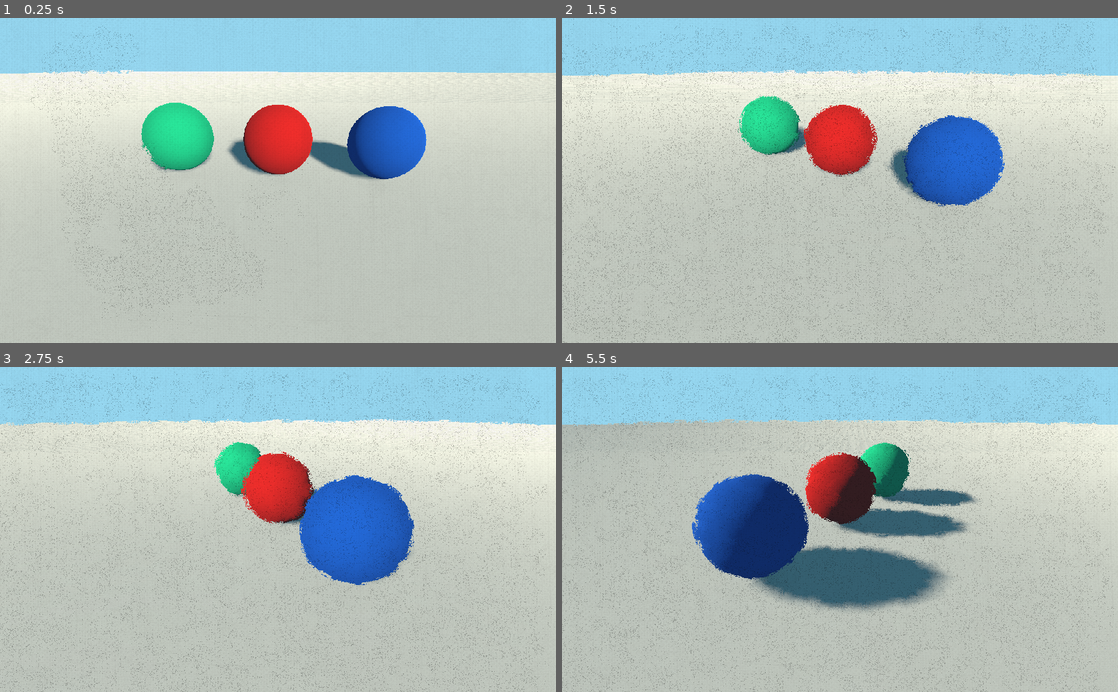
Above: before the commit, frames 1-4 (two rows, left to right).
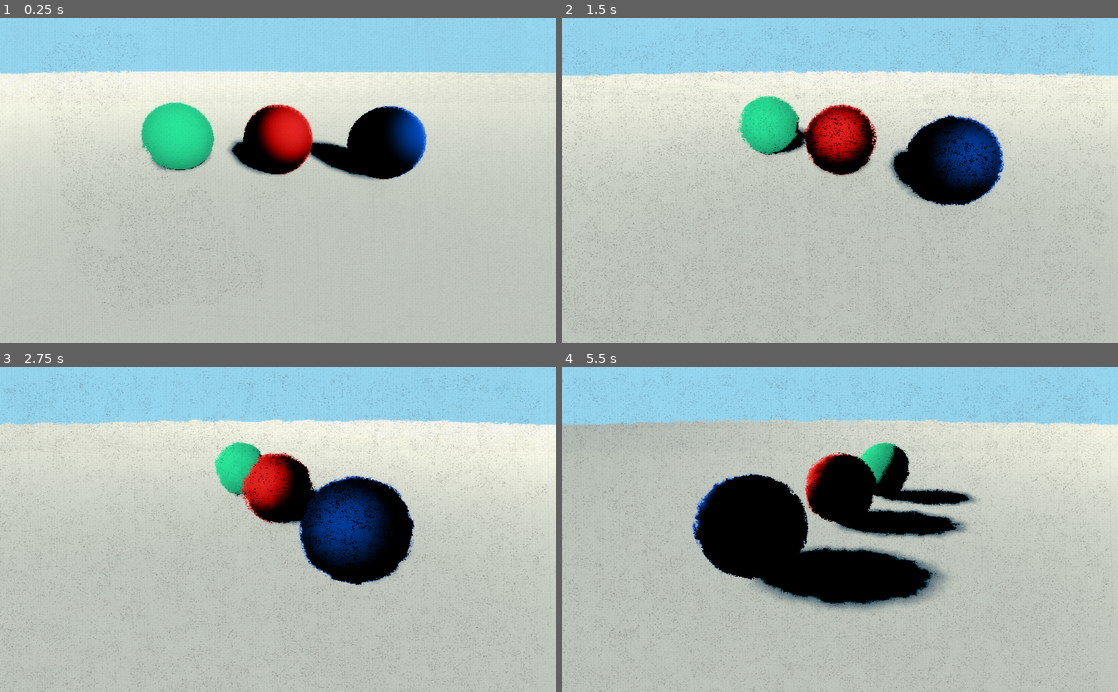
Above: after the commit, the same moments.

Repository: matthewkurnia/schmid
Game: Godot game, scene res://src/renderer/Renderer.tscn
Same seed, same stepped clock (60 frames per second), same inputs: the game is played once before the commit and once after it. The project has no main scene, so this scene is started directly.
Inputs:
- Up to frame 1 (0.25 s): no input
- Up to frame 2 (1.5 s): no input
- Up to frame 3 (2.75 s): no input
- Up to frame 4 (5.5 s): no input

The runs differ from the first frame. In frame 1, 5.2% of the frame differs, in the area x 0-89%, y 2-96%; in frame 2, 7.6%; in frame 3, 8.5%; in frame 4, 14%, in the area x 0-100%, y 1-100%.

Commit message:
added: screen space effects and filtering

Diff:
--- a/src/renderer/Renderer.tscn
+++ b/src/renderer/Renderer.tscn
@@ -49,6 +49,9 @@
 shader_param/linear_velocity = null
 shader_param/angular_velocity = null
 
+[sub_resource type="ViewportTexture" id=21]
+viewport_path = NodePath("Compositor/Base")
+
 [sub_resource type="Shader" id=13]
 code = "shader_type canvas_item;
 
@@ -85,9 +88,10 @@
 	vec2 uv = vec2(0, 1) + normalized_position * vec2(1, -1);
 
 	// Sample from source
-	vec3 source_color = texture(source, SCREEN_UV + 0.005 * vec2(cos(2.0 * PI * angle), sin(2.0 * PI * angle))).rgb;
+	vec3 source_color = texture(source, SCREEN_UV + 0.004 * vec2(cos(2.0 * PI * angle), sin(2.0 * PI * angle))).rgb;
 	vec3 pigment_color = texture(source, uv).rgb;
 	COLOR.rgb = mix(source_color, pigment_color, pigmentation);
+//	COLOR.rgb = vec3(0);
 
 	// Handle alpha
 	COLOR.a = alpha * texture(stroke_1, UV).a;
@@ -258,7 +262,191 @@
 shader_param/emission_box_extents = Vector3( 512, 300, 1 )
 shader_param/source = SubResource( 10 )
 shader_param/depth_motion = SubResource( 8 )
-shader_param/raw_position_data = SubResource( 17 )
+shader_param/raw_position_data = SubResource( 29 )
+
+[sub_resource type="Shader" id=23]
+code = "shader_type canvas_item;
+
+
+// constants
+
+const float PI = 3.14159265358979323846;
+
+const vec2 B0 = vec2(0.0, 0.0);
+const vec2 B1 = vec2(0.5, 0.0);
+const vec2 B2 = vec2(0.5, 1.0);
+const vec2 B3 = vec2(1.0, 1.0);
+
+
+// uniforms
+
+// blur
+uniform int buffer_width: hint_range(5, 1000, 1) = 7;
+uniform float screen_width = 1024;
+uniform float screen_height = 600;
+
+// value grouping
+uniform float highlight_threshold: hint_range(0.0, 1.0) = 0.9;
+uniform float highlight_fade_distance: hint_range(0.0, 0.2) = 0.05;
+uniform float highlight_lod: hint_range(0.0, 10.0, 0.5) = 2.0;
+uniform vec4 highlight_bias: hint_color;
+uniform float shadow_threshold: hint_range(0.0, 1.0) = 0.2;
+uniform float shadow_fade_distance: hint_range(0.0, 0.2) = 0.05;
+uniform float shadow_lod: hint_range(0.0, 10.0, 0.5) = 4.0;
+uniform float shadow_cutoff: hint_range(0.0, 1.0) = 0.2;
+uniform vec4 shadow_fringe_bias: hint_color;
+uniform float shadow_fringe_amount: hint_range(0.0, 1.0) = 0.5;
+
+// distorsion
+uniform sampler2D noise;
+uniform float distorsion_amount: hint_range(0.0, 0.1) = 0.05;
+
+
+float trig_interpolate(float x, float a, float b) {
+	if (x <= a) return 0.0;
+	if (x >= b) return 1.0;
+	return 0.5 + 0.5 * cos(PI * x / (b - a) + (1.0 - a / (b - a)) * PI);
+}
+
+vec2 bezier_interpolate(vec2 q0, vec2 q1, vec2 q2, vec2 q3, float t) {
+	q0 = mix(q0, q1, t);
+	q1 = mix(q1, q2, t);
+	q2 = mix(q2, q3, t);
+	q0 = mix(q0, q1, t);
+	q1 = mix(q1, q2, t);
+	q0 = mix(q0, q1, t);
+	return q0;
+}
+
+float sat(vec3 c) {
+	return max(c.r, max(c.g, c.b)) - min(c.r, min(c.g, c.b));
+}
+
+vec3 set_sat(vec3 c, float s) {
+	float channels[3] = {c.r, c.g, c.b};
+	int i = 0;
+	int j = 1;
+	int k = 2;
+	// choose i, j, k such that [channels[i], channels[j], channels[k]] is sorted
+	if (channels[i] > channels[j]) {
+		i = i ^ j;
+		j = i ^ j;
+		i = i ^ j;
+	}
+	if (channels[i] > channels[k]) {
+		i = i ^ k;
+		k = i ^ k;
+		i = i ^ k;
+	}
+	if (channels[j] > channels[k]) {
+		j = j ^ k;
+		k = j ^ k;
+		j = j ^ k;
+	}
+	if (channels[k] > channels[i]) {
+		channels[j] = (((channels[j] - channels[i]) * s) / (channels[k] - channels[i]));
+		channels[k] = s;
+	} else {
+		channels[j] = 0.0;
+		channels[k] = 0.0;
+	}
+	channels[i] = 0.0;
+//	return c;
+	return vec3(channels[0], channels[1], channels[2]);
+}
+
+float lum(vec3 c) {
+	return 0.3 * c.r + 0.59 * c.g + 0.11 * c.b;
+}
+
+vec3 clip_color(vec3 c) {
+	vec3 _c = c;
+	float l = lum(_c);
+	float n = min(_c.r, min(_c.g, _c.b));
+	float x = max(_c.r, max(_c.g, _c.b));
+	if (n < 0.0) {
+		_c.r = l + (((_c.r - l) * l) / (l - n));
+		_c.g = l + (((_c.g - l) * l) / (l - n));
+		_c.b = l + (((_c.b - l) * l) / (l - n));
+	}
+	if (x > 1.0) {
+		_c.r = l + (((_c.r - l) * (1.0 - l)) / (l - n));
+		_c.g = l + (((_c.g - l) * (1.0 - l)) / (l - n));
+		_c.b = l + (((_c.b - l) * (1.0 - l)) / (l - n));
+	}
+	return _c;
+}
+
+vec3 set_lum(vec3 c, float l) {
+	float d = l - lum(c);
+	return clip_color(c + vec3(d));
+}
+
+
+void fragment() {
+	vec2 offset = texture(noise, UV).xy;
+	offset = 2.0 * offset - vec2(1);
+	vec2 uv_with_offset = (vec2(0, 1) + UV * vec2(1, -1)) + distorsion_amount * offset;
+
+	// value grouping
+	vec4 raw_color = texture(SCREEN_TEXTURE, uv_with_offset);
+	float raw_value = lum(raw_color.rgb);
+	float shadow = 1.0 - trig_interpolate(
+		raw_value,
+		shadow_threshold - shadow_fade_distance,
+		shadow_threshold + shadow_fade_distance
+	);
+	float ratio = screen_height / screen_width;
+	float f_buffer_width = float(buffer_width);
+	vec2 pixelated_uv = floor(uv_with_offset * f_buffer_width * vec2(1.0, ratio)) / (f_buffer_width * vec2(1.0, ratio));
+	vec3 blurred_color = mix(
+		mix(
+			texture(SCREEN_TEXTURE, pixelated_uv),
+			texture(SCREEN_TEXTURE, pixelated_uv + vec2(sign(SCREEN_UV.x - pixelated_uv.x) / f_buffer_width, 0)),
+			bezier_interpolate(B0, B1, B2, B3, abs(SCREEN_UV.x - pixelated_uv.x) * f_buffer_width).y
+		),
+		mix(
+			texture(SCREEN_TEXTURE, pixelated_uv + vec2(0.0, sign(SCREEN_UV.y - pixelated_uv.y) / (f_buffer_width * ratio))),
+			texture(SCREEN_TEXTURE, pixelated_uv + vec2(sign(SCREEN_UV.x - pixelated_uv.x) / f_buffer_width, sign(SCREEN_UV.y - pixelated_uv.y) / (f_buffer_width * ratio))),
+			bezier_interpolate(B0, B1, B2, B3, abs(SCREEN_UV.x - pixelated_uv.x) * f_buffer_width).y
+		),
+		bezier_interpolate(B0, B1, B2, B3, (SCREEN_UV.y - pixelated_uv.y) * f_buffer_width * ratio).y
+	).rgb;
+	float blurred_value = lum(blurred_color);
+//	blurred_color = set_lum(blurred_color, min(blurred_value, shadow_threshold - shadow_fade_distance));
+	blurred_color = set_lum(blurred_color, max(raw_value, shadow_cutoff));
+	blurred_color = min(blurred_color, shadow_fringe_bias.rgb);
+
+	COLOR.rgb = mix(raw_color.rgb, blurred_color, shadow);
+
+	float sat = sat(raw_color.rgb);
+	COLOR.rgb = set_lum(set_sat(COLOR.rgb, sat), lum(COLOR.rgb));
+}"
+
+[sub_resource type="OpenSimplexNoise" id=26]
+period = 0.1
+
+[sub_resource type="NoiseTexture" id=27]
+as_normalmap = true
+noise = SubResource( 26 )
+
+[sub_resource type="ShaderMaterial" id=24]
+shader = SubResource( 23 )
+shader_param/buffer_width = 7
+shader_param/screen_width = 1024.0
+shader_param/screen_height = 600.0
+shader_param/highlight_threshold = 0.9
+shader_param/highlight_fade_distance = 0.05
+shader_param/highlight_lod = 2.0
+shader_param/highlight_bias = null
+shader_param/shadow_threshold = 0.39
+shader_param/shadow_fade_distance = 0.05
+shader_param/shadow_lod = 4.0
+shader_param/shadow_cutoff = 0.26
+shader_param/shadow_fringe_bias = Color( 0, 0, 0, 1 )
+shader_param/shadow_fringe_amount = 0.5
+shader_param/distorsion_amount = 0.001
+shader_param/noise = SubResource( 27 )
 
 [sub_resource type="Shader" id=19]
 code = "shader_type canvas_item;
@@ -330,13 +518,25 @@
 usage = 0
 render_target_update_mode = 3
 
+[node name="AntiNoise" type="TextureRect" parent="StrokesContainer/Viewport"]
+visible = false
+anchor_right = 1.0
+anchor_bottom = 1.0
+texture = SubResource( 21 )
+flip_v = true
+
 [node name="Strokes" parent="StrokesContainer/Viewport" instance=ExtResource( 4 )]
 material = SubResource( 14 )
 position = Vector2( 512, 300 )
 amount = 4274
 process_material = SubResource( 7 )
 
-[node name="TextureRect" type="TextureRect" parent="."]
+[node name="Distorsion" type="ColorRect" parent="."]
+material = SubResource( 24 )
+anchor_right = 1.0
+anchor_bottom = 1.0
+
+[node name="Canvas" type="TextureRect" parent="."]
 material = SubResource( 20 )
 anchor_right = 1.0
 anchor_bottom = 1.0
Not shown: 3 places in src/renderer/Renderer.tscn that only renumber resources
